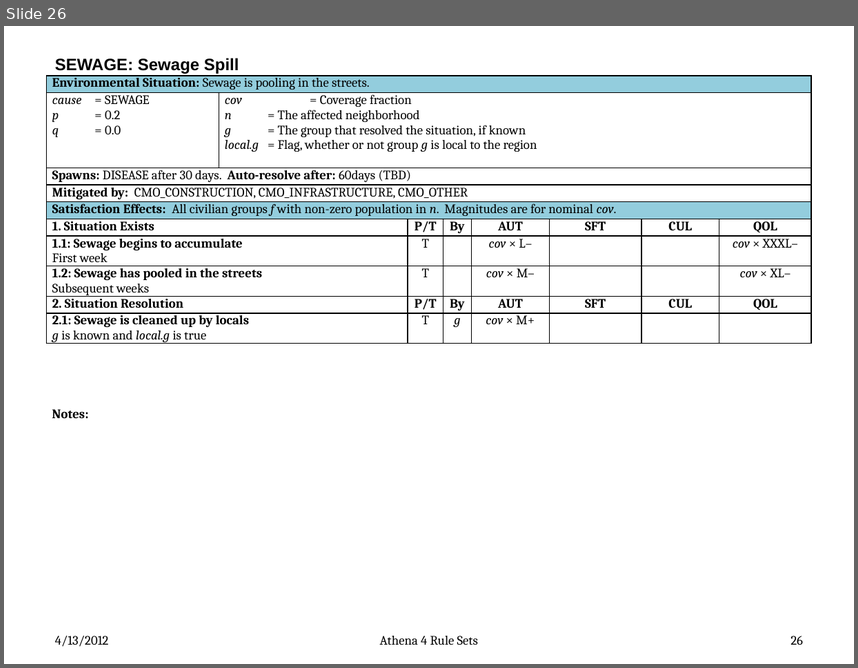
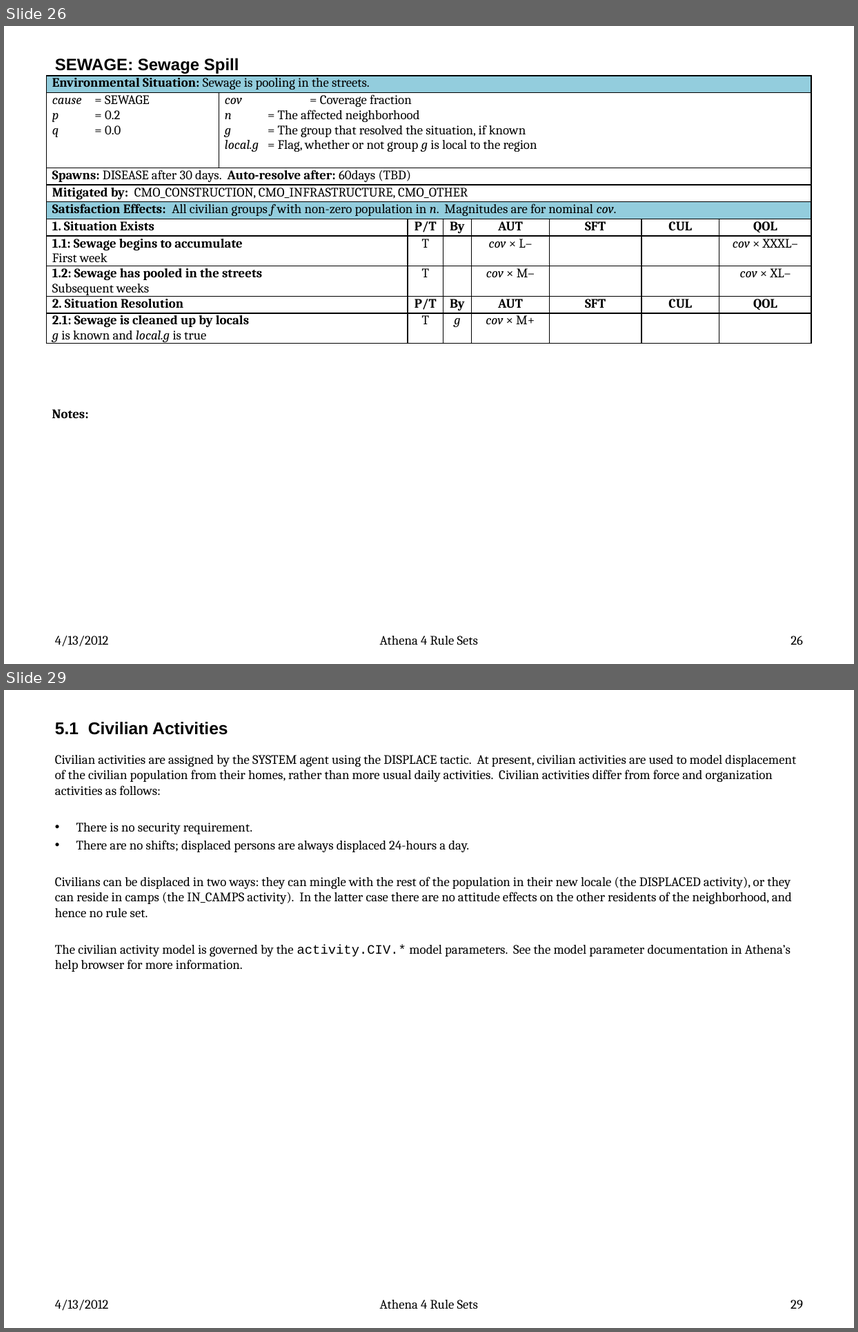
Before and after one commit to AthenaModel/athena-legacy, a slide deck: docs/dev/rules.pptx. Shown one above the other, each under a label of ours: slide 26 before the commit, slides 26 and 29 after it; the slides between them are not shown. The pictures are 858x668 and 858x1332 pixels, drawn with LibreOffice and Linux fonts; fonts in the diff are those of the drawing. Boxes give left, top, right and bottom in pixels: in the first picture for what was removed or moved away, otherwise in the second. Text is boxed around its words. In the diff, an @@ line names an element or a change of style, - is before the commit and + after.

```diff
--- a/docs/dev/rules.pptx
+++ b/docs/dev/rules.pptx
@@ slide 29 added at bbox=[4, 690, 854, 1328], background #FFFFFF @@
@@ title added at bbox=[55, 722, 228, 735], 14.4 pt, text #000000, bold @@
+5.1 Civilian Activities
@@ text added at bbox=[55, 755, 796, 972], 11 pt, text #000000 @@
+Civilian activities are assigned by the SYSTEM agent using the DISPLACE tactic. At present, civilian activities are used to model displacement of the civilian population from their homes, rather than more usual daily activities. Civilian activities differ from force and organization activities as follows:
+• There is no security requirement.
+• There are no shifts; displaced persons are always displaced 24-hours a day.
+Civilians can be displaced in two ways: they can mingle with the rest of the population in their new locale (the DISPLACED activity), or they can reside in camps (the IN_CAMPS activity). In the latter case there are no attitude effects on the other residents of the neighborhood, and hence no rule set.
+The civilian activity model is governed by the activity.CIV.* model parameters. See the model parameter documentation in Athena’s help browser for more information.
@@ text added at bbox=[55, 1299, 109, 1310], 11 pt, text #000000 @@
+4/13/2012
@@ text added at bbox=[380, 1299, 478, 1309], 11 pt, text #000000 @@
+Athena 4 Rule Sets
@@ page number added at bbox=[791, 1299, 803, 1308], 11 pt, text #000000 @@
+29
```
Also in this commit, not shown: 24 other slides added.
